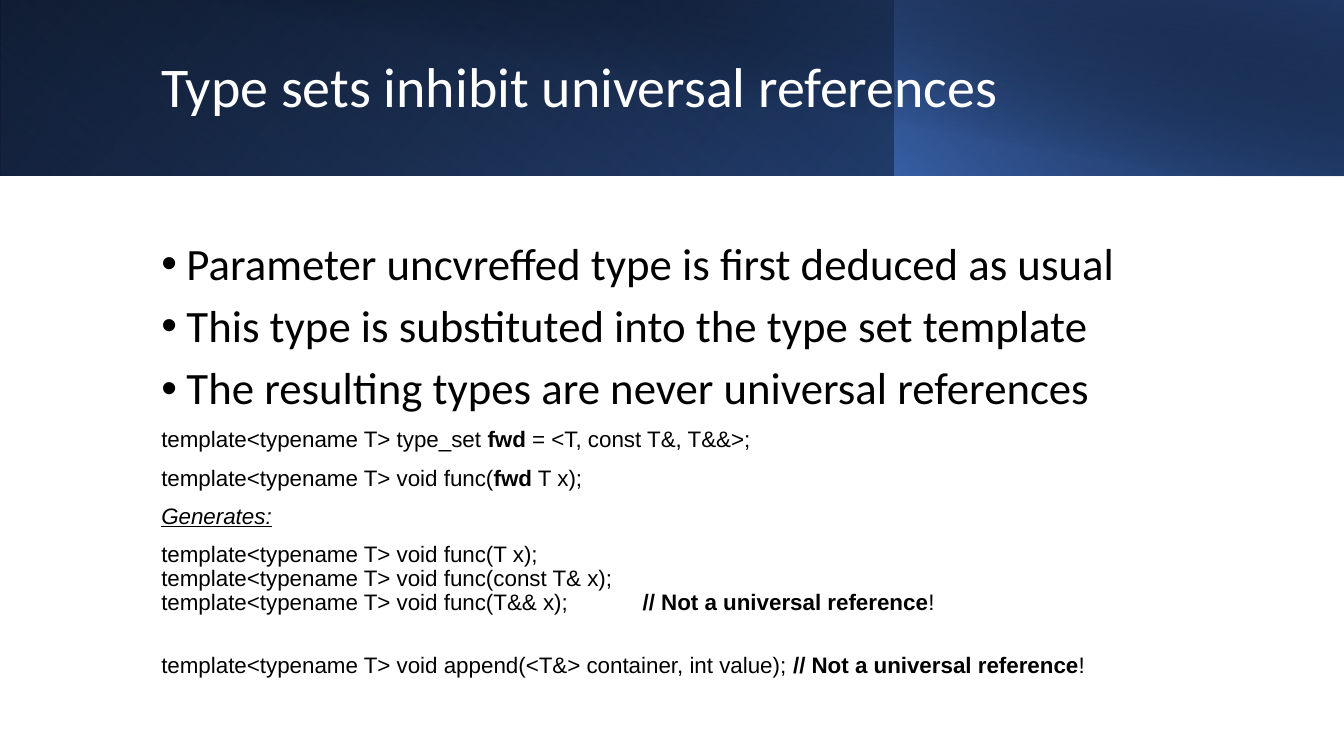
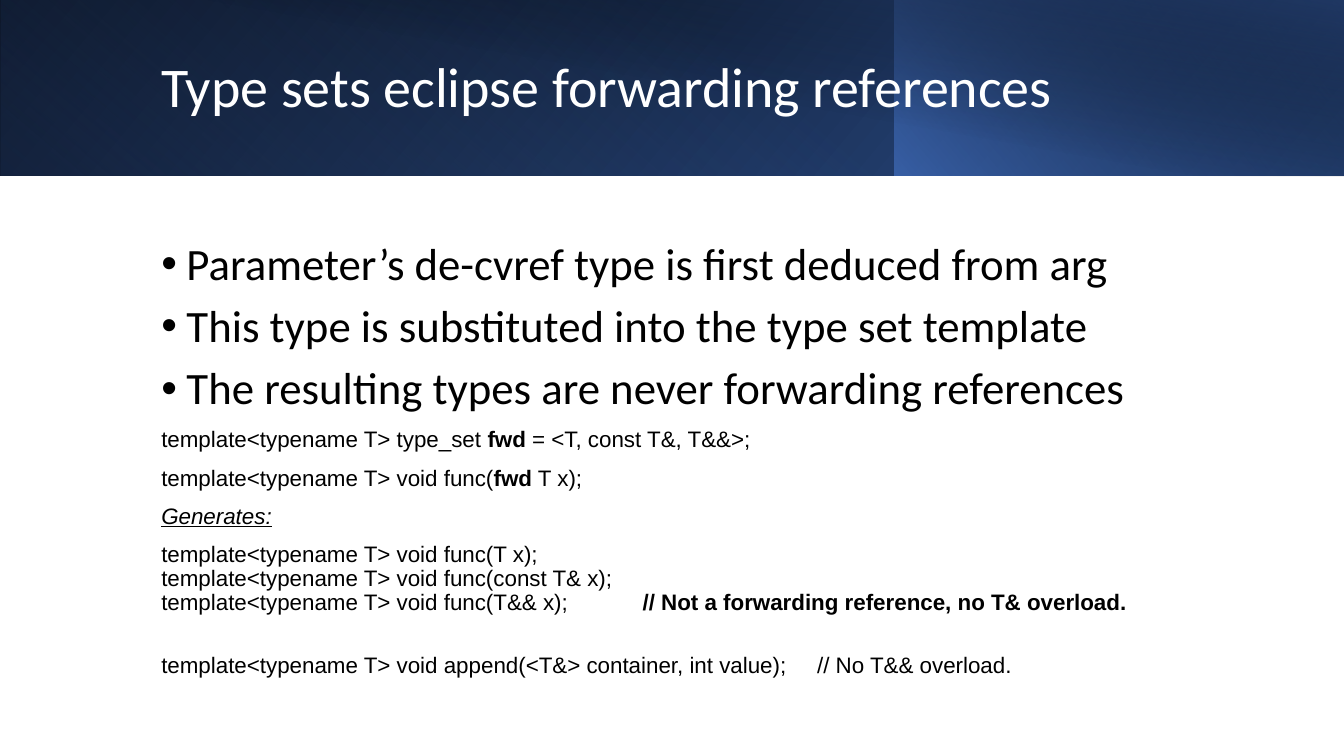
Before and after one commit to BengtGustafsson/isocpp-proposals, a slide deck: slide 10 of P2668-RoleBasedParameterPassing/RoleBasedParameterPassing.pptx (slide 9 before the commit). Drawn at 1344x756 pixels with LibreOffice and Linux fonts; fonts in the diff are those of the drawing. Boxes give left, top, right and bottom in pixels: in the first picture for what was removed or moved away, otherwise in the second. Text is boxed around its words. In the diff, an @@ line names an element or a change of style, - is before the commit and + after.

```diff
--- a/P2668-RoleBasedParameterPassing/RoleBasedParameterPassing.pptx
+++ b/P2668-RoleBasedParameterPassing/RoleBasedParameterPassing.pptx
@@ title at (x1=161, y1=68, x2=1052, y2=117): text changed @@
-Type sets inhibit universal references
+Type sets eclipse forwarding references
@@ text at (x1=186, y1=248, x2=1108, y2=288): text changed @@
-• Parameter uncvreffed type is first deduced as usual
+• Parameter’s de-cvref type is first deduced from arg
@@ text at (x1=186, y1=373, x2=1123, y2=412): text changed @@
-• The resulting types are never universal references
+• The resulting types are never forwarding references
@@ text at (x1=161, y1=545, x2=1126, y2=678): text changed @@
-template<typename T> void func(T x);
-template<typename T> void func(const T& x);
-template<typename T> void func(T&& x); // Not a universal reference!
-template<typename T> void append(<T&> container, int value); // Not a universal reference!
+template<typename T> void func(T x);
+template<typename T> void func(const T& x);
+template<typename T> void func(T&& x); // Not a forwarding reference, no T& overload.
+template<typename T> void append(<T&> container, int value); // No T&& overload.
```
Also in this commit, not shown: 15 other slides changed, 4 slides added, 1 slide removed, 17 other files.
